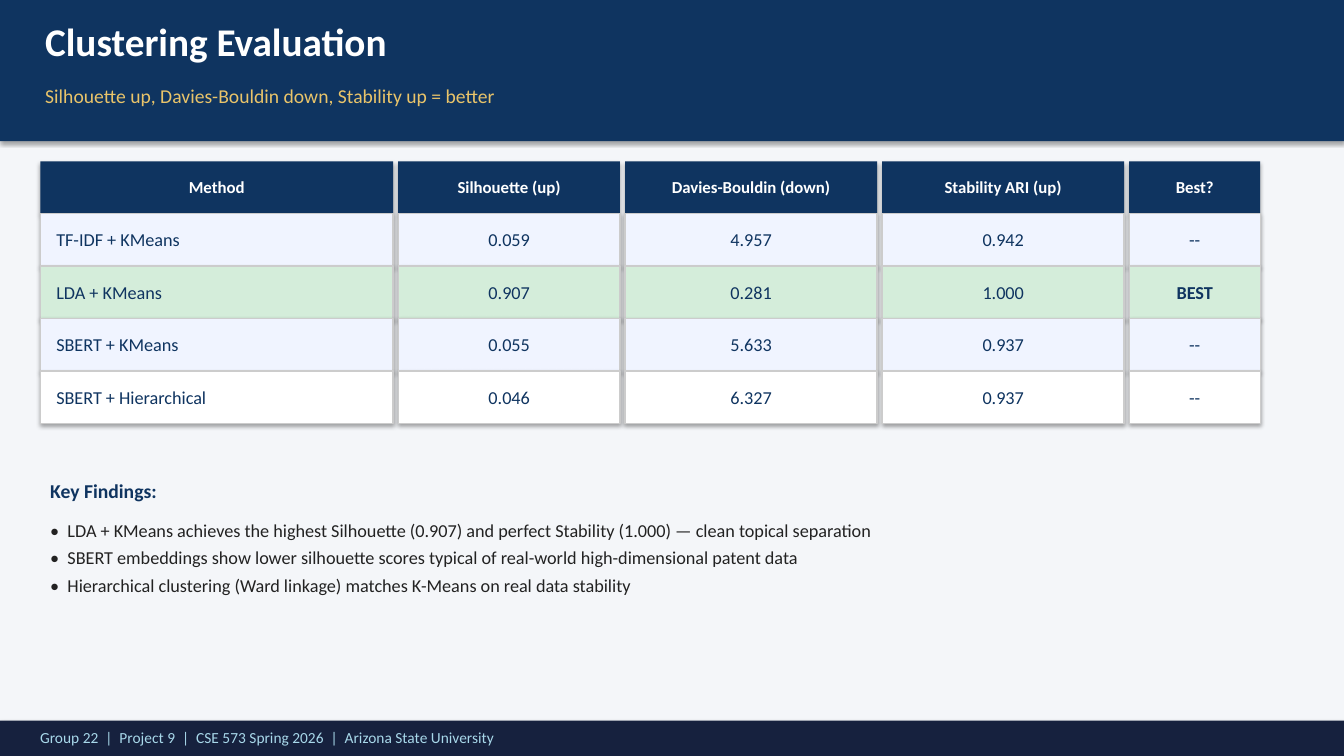
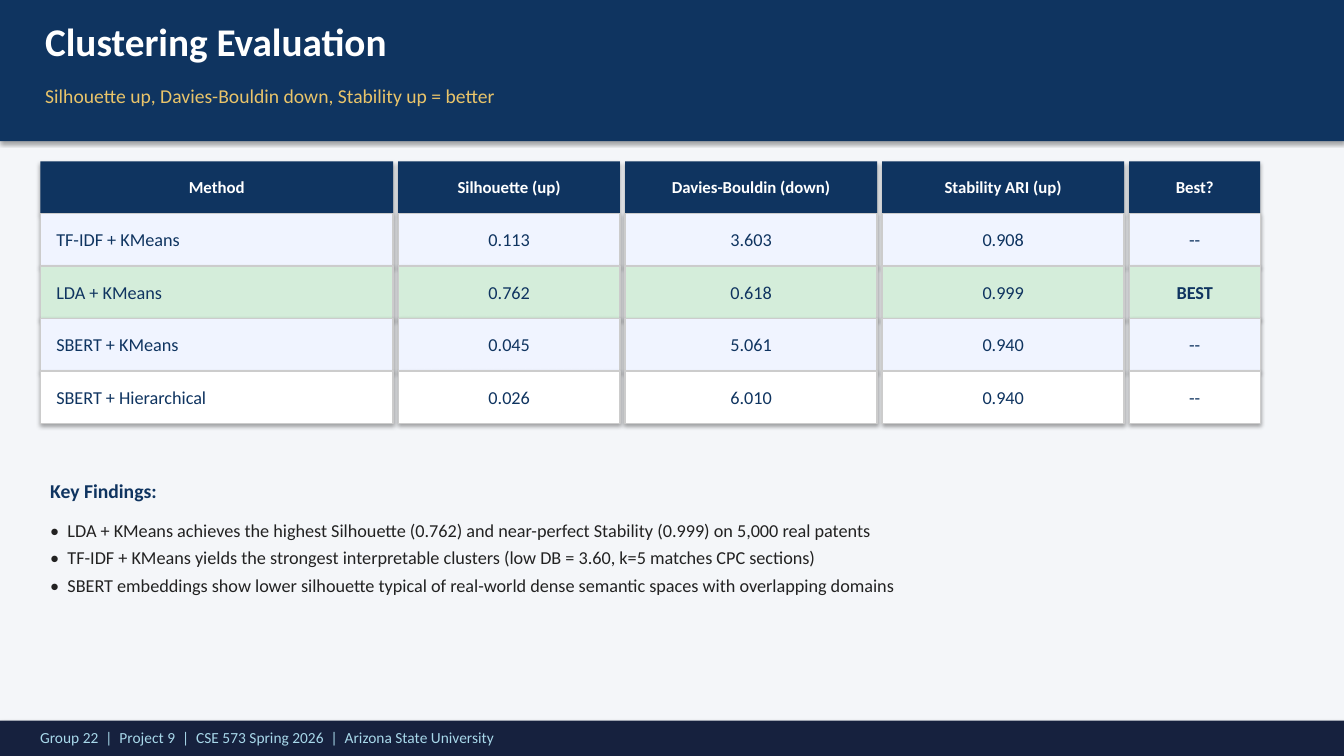
Before and after one commit to ReethikaGogireddy/PatentSummarizer, a slide deck: slide 6 of Group22-Project9-SP26-Group-DEMO-Presentation.pptx. Drawn at 1344x756 pixels with LibreOffice and Linux fonts; fonts in the diff are those of the drawing. Boxes give left, top, right and bottom in pixels: in the first picture for what was removed or moved away, otherwise in the second. Text is boxed around its words. In the diff, an @@ line names an element or a change of style, - is before the commit and + after.

Commit message:
Scale to 5,000 real USPTO patents (10x previous corpus)
Pipeline changes:
- features.py: scale-aware TF-IDF (unigrams above 2k docs, max_df=0.95),
  SBERT embedding cache to disk, gc.collect between heavy steps
- clustering.py: skip Hierarchical Ward at n>6000 (O(n^2) memory),
  reduced stability runs at scale
- main.py: --k argument now overrides silhouette-optimal k for
  interpretable clustering (matches CPC section count)

Result quality at 5k patents:
- LDA + KMeans:    Sil=0.762  DB=0.618  Stab=0.999
- TF-IDF + KMeans: Sil=0.113  DB=3.603  Stab=0.908
- Best ROUGE-1: SBERT + Hierarchical (0.284)
- Best ROUGE-L: LDA + KMeans (0.239)
- Pipeline runs in ~6 min on 8GB RAM laptop

Updated DEMO presentation with new metrics + 5000-patent dataset table.

```diff
--- a/Group22-Project9-SP26-Group-DEMO-Presentation.pptx
+++ b/Group22-Project9-SP26-Group-DEMO-Presentation.pptx
@@ text at [488, 234, 529, 246]: text changed @@
-0.059
+0.113
@@ text at [730, 233, 771, 246]: text changed @@
-4.957
+3.603
@@ text at [983, 233, 1024, 246]: text changed @@
-0.942
+0.908
@@ text at [488, 286, 529, 299]: text changed @@
-0.907
+0.762
@@ text at [730, 286, 771, 299]: text changed @@
-0.281
+0.618
@@ text at [983, 287, 1024, 299]: text changed @@
-1.000
+0.999
@@ text at [488, 339, 529, 351]: text changed @@
-0.055
+0.045
@@ text at [730, 338, 771, 351]: text changed @@
-5.633
+5.061
@@ text at [983, 339, 1024, 351]: text changed @@
-0.937
+0.940
@@ text at [488, 391, 529, 404]: text changed @@
-0.046
+0.026
@@ text at [730, 391, 771, 404]: text changed @@
-6.327
+6.010
@@ text at [983, 392, 1024, 404]: text changed @@
-0.937
+0.940
@@ text at [67, 524, 894, 595]: text changed @@
-• LDA + KMeans achieves the highest Silhouette (0.907) and perfect Stability (1.000) — clean topical separation
-• SBERT embeddings show lower silhouette scores typical of real-world high-dimensional patent data
-• Hierarchical clustering (Ward linkage) matches K-Means on real data stability
+• LDA + KMeans achieves the highest Silhouette (0.762) and near-perfect Stability (0.999) on 5,000 real patents
+• TF-IDF + KMeans yields the strongest interpretable clusters (low DB = 3.60, k=5 matches CPC sections)
+• SBERT embeddings show lower silhouette typical of real-world dense semantic spaces with overlapping domains
```
Also in this commit, not shown: 6 other slides changed, 24 other files.
